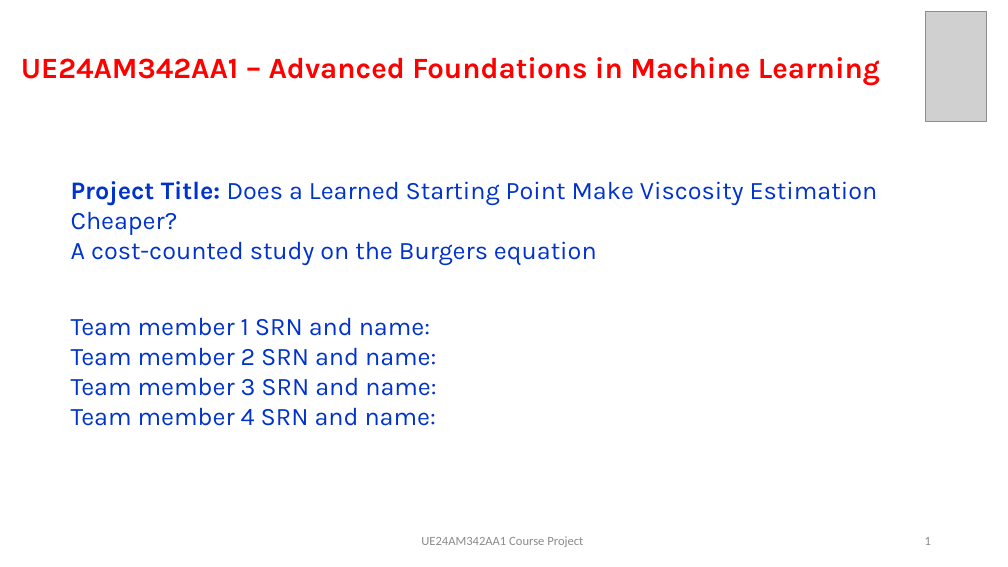
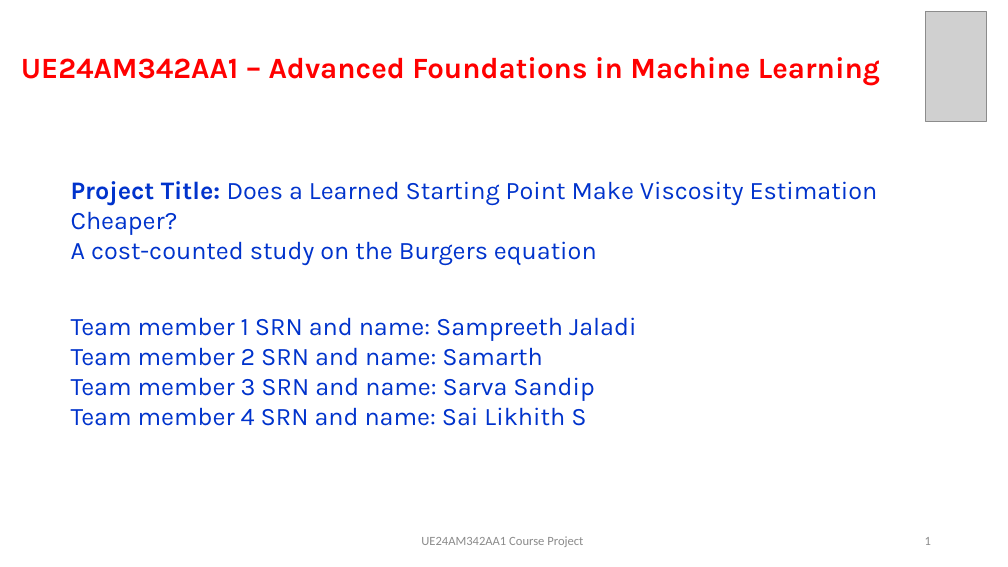
Before and after one commit to minkysponge-wq/Afml-Mini-project, a slide deck: slide 1 of docs/slides/AFML_project_slides.pptx. Drawn at 1008x567 pixels with LibreOffice and Linux fonts; fonts in the diff are those of the drawing; grey boxes stand for pictures. Boxes give left, top, right and bottom in pixels: in the first picture for what was removed or moved away, otherwise in the second. Text is boxed around its words. In the diff, an @@ line names an element or a change of style, - is before the commit and + after.

```diff
--- a/docs/slides/AFML_project_slides.pptx
+++ b/docs/slides/AFML_project_slides.pptx
@@ text at [71,317,636,426]: text changed @@
-Team member 1 SRN and name:
-Team member 2 SRN and name:
-Team member 3 SRN and name:
-Team member 4 SRN and name:
+Team member 1 SRN and name: Sampreeth Jaladi
+Team member 2 SRN and name: Samarth
+Team member 3 SRN and name: Sarva Sandip
+Team member 4 SRN and name: Sai Likhith S
```
Also in this commit, not shown: 4 other files.
